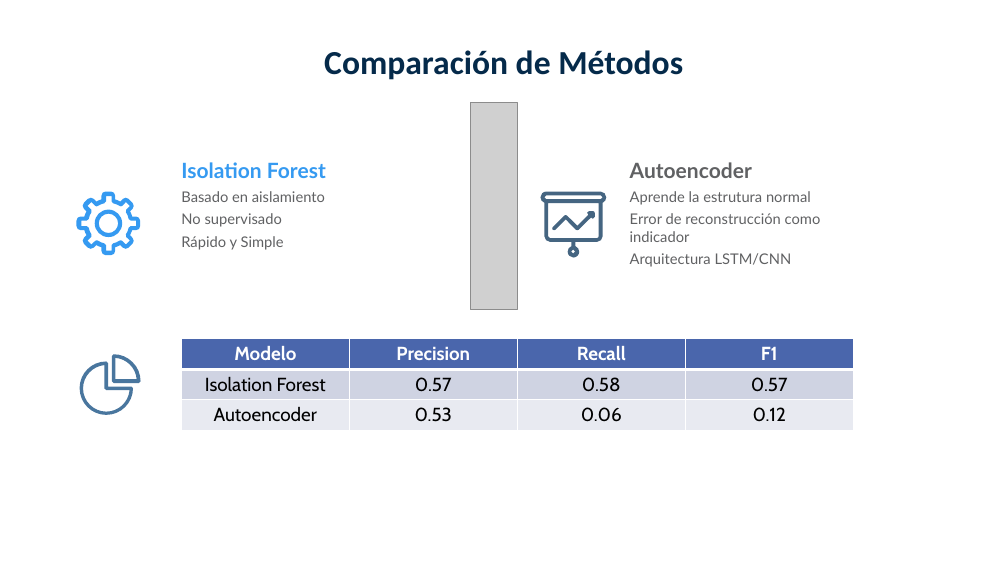
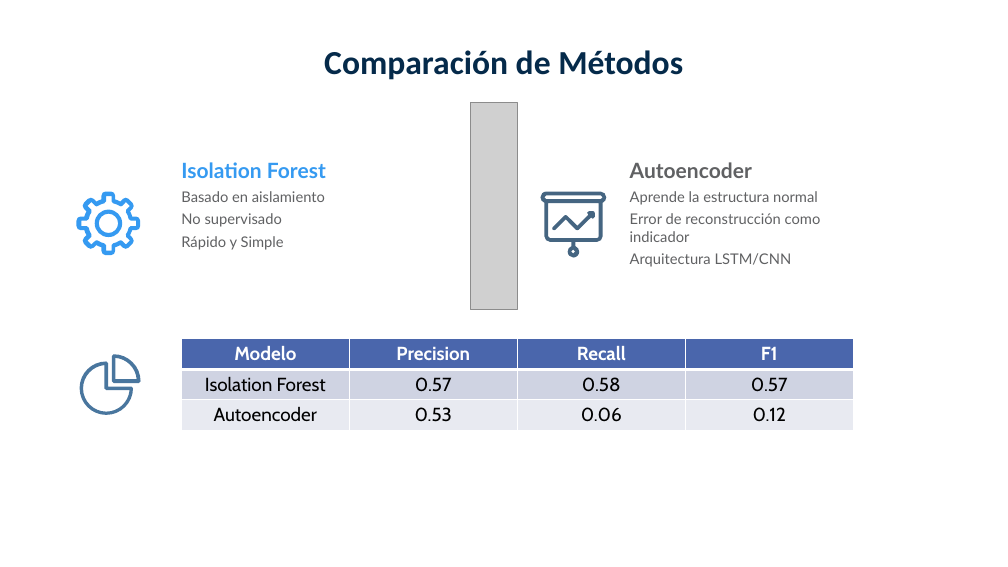
Before and after one commit to jorgegaeteusquam/USS_MDS, a slide deck: slide 5 of InteligenciaArtificial/Proyecto_Final_JorgeGaete.pptx. Drawn at 1008x567 pixels with LibreOffice and Linux fonts; fonts in the diff are those of the drawing; grey boxes stand for pictures; background and template pictures are left out. Boxes give left, top, right and bottom in pixels: in the first picture for what was removed or moved away, otherwise in the second. Text is boxed around its words. In the diff, an @@ line names an element or a change of style, - is before the commit and + after.

```diff
--- a/InteligenciaArtificial/Proyecto_Final_JorgeGaete.pptx
+++ b/InteligenciaArtificial/Proyecto_Final_JorgeGaete.pptx
@@ text at (x1=630, y1=191, x2=818, y2=205): text changed @@
-Aprende la estrutura normal
+Aprende la estructura normal
```
Also in this commit, not shown: 1 other file.
